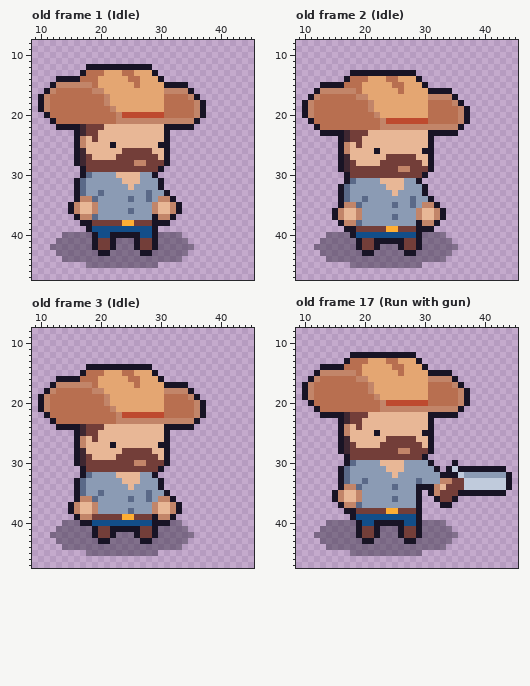
One commit to this pixel-art file: Assets/Art/Player/player_run_2.aseprite. Above is the file before it was changed.
48x48 pixels, 24 frames. Shown: old frame 1 (Idle): x 9..45, y 8..47; old frame 2 (Idle): x 9..45, y 8..47; old frame 3 (Idle): x 9..45, y 8..47; old frame 17 (Run with gun): x 9..45, y 8..47. The commit also changed other frames, which this record leaves out.
New version:
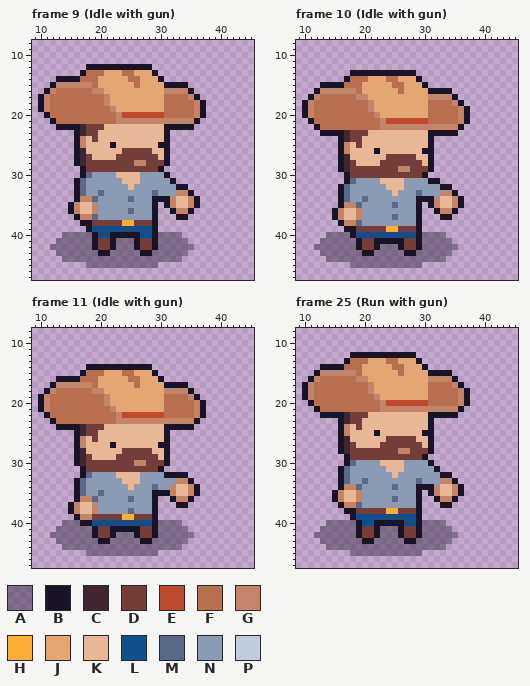
Palette (. is transparent): A #18142563  B #181425  C #3e2731  D #733e39  E #be4a2f  F #b86f50  G #c28569  H #feae34  J #e4a672  K #e8b796  L #124e89  M #5a6988  N #8b9bb4  P #c0cbdc
A new or re-ordered frame is compared with the old frame closest to it.
Message: Add idle with gun
Changes in this commit:
frames 24 -> 32
layer "Gun" now hidden
Changed rows in their new state; - is an unchanged pixel.
Frame 9 (Idle with gun) is new; against old frame 1 (Idle), layer "Character":
first column x 28:
30 -NNB-----
31 --NNB----
32 --NNNBB--
33 NM-NNGGB-
34 NBBBGKKGB
35 -B.B-KKGB
36 -B..BGGB-
37 --...BB--
38 --..-----
Frame 10 (Idle with gun) is new; against old frame 2 (Idle), layer "Character":
first column x 28:
31 -NNBB----
32 --NNNBB--
33 -MNNNGGB-
34 NBB-GKKGB
35 NB.BGKKGB
36 -B..BGGB-
37 -B...-B--
38 --...----
39 --..-----
Frame 11 (Idle with gun) is new; against old frame 3 (Idle), layer "Character":
first column x 28:
32 -NNBBBB--
33 --NNNGGB-
34 -MNNGKKGB
35 NBB-GKKGB
36 NB..-GGB-
37 -B...-B--
38 -B....---
39 --...----
40 --AA-----
Frame 25 (Run with gun) against old frame 17 (Run with gun):
first column x 33:
30 --.---------
31 -..........-
32 --..........
33 --B.........
34 -KGB........
35 KKG-.......-
36 GG----------
Boxes around the changes in both pictures, in picture pixels (x1, y1, x2, y2):
changed: (146, 172, 200, 226)
changed: (410, 178, 464, 232)
changed: (146, 472, 200, 526)
changed: (440, 460, 512, 502)
